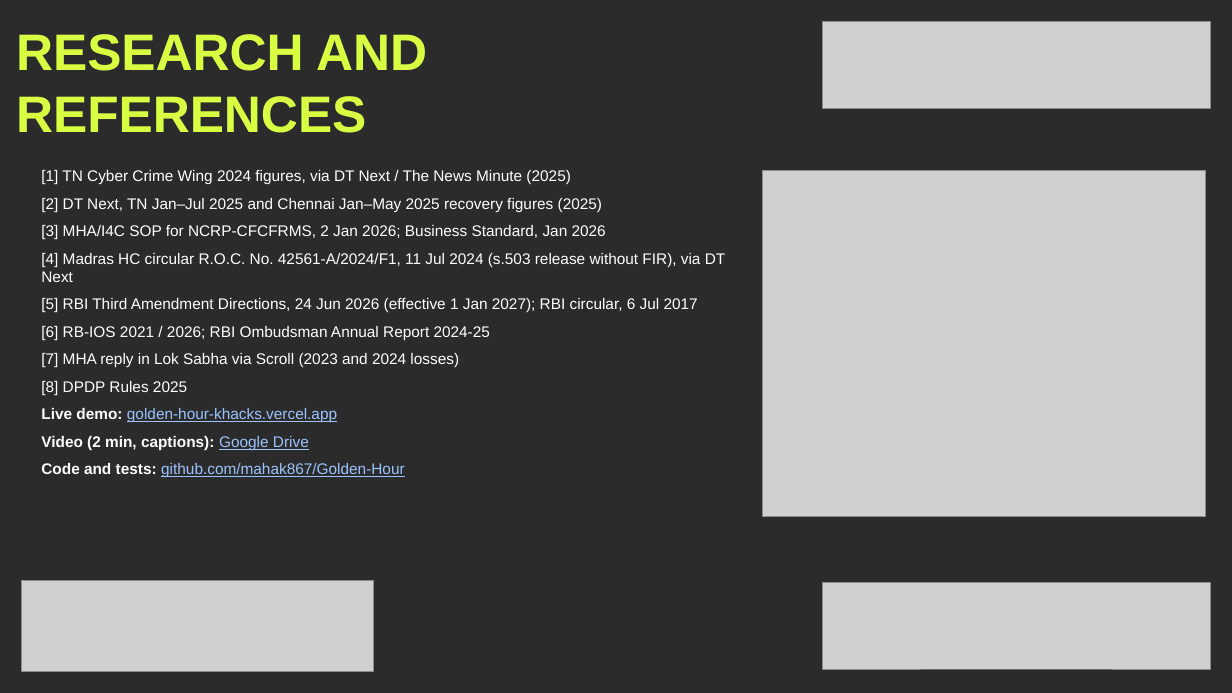
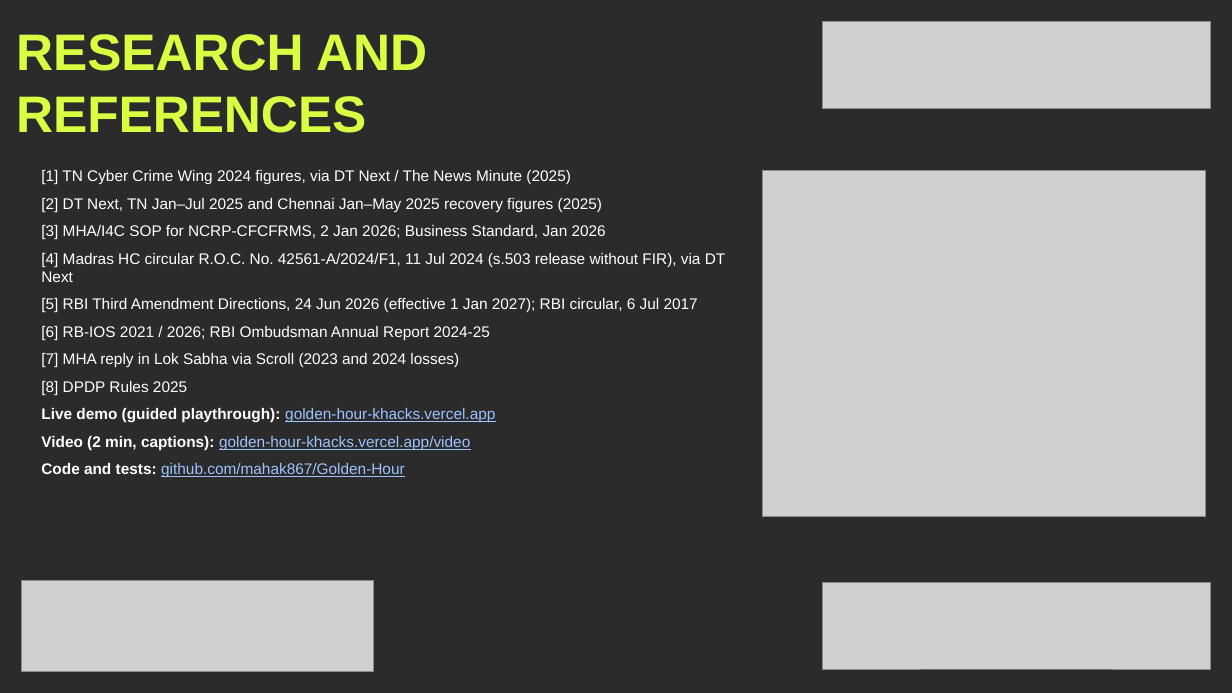
Before and after one commit to mahak867/Golden-Hour, a slide deck: slide 7 of deck/GoldenHour_KHacks4_Submission_Visual.pptx. Drawn at 1232x693 pixels with LibreOffice and Linux fonts; fonts in the diff are those of the drawing; grey boxes stand for pictures; background and template pictures are left out; a plain dark background stands for a picture behind light text. Boxes give left, top, right and bottom in pixels: in the first picture for what was removed or moved away, otherwise in the second. Text is boxed around its words. In the diff, an @@ line names an element or a change of style, - is before the commit and + after.

Commit message:
Re-record the walkthrough video; deck links to the guided playthrough and hosted video
The video now shows the fixed hold tile, the money-flow mule graph, the
mismatch flag and the exports. Slide 7, README and the tour link to
golden-hour-khacks.vercel.app/?guide=1 and the video served from the same
site, so the links always show the current version.

```diff
--- a/deck/GoldenHour_KHacks4_Submission_Visual.pptx
+++ b/deck/GoldenHour_KHacks4_Submission_Visual.pptx
@@ text at box(41, 408, 495, 450): text changed @@
-Live demo: golden-hour-khacks.vercel.app
-Video (2 min, captions): Google Drive
+Live demo (guided playthrough): golden-hour-khacks.vercel.app
+Video (2 min, captions): golden-hour-khacks.vercel.app/video
```
Also in this commit, not shown: 4 other files.
